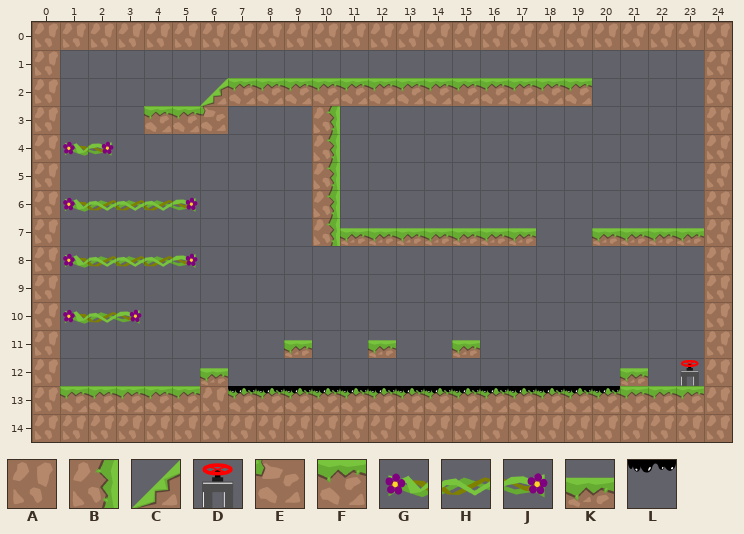
Tiled map: android/assets/levels/ins_level_14.tmx. The picture above was drawn from the file before the commit.
Cells are 128x128 px. Shown: x 0..24, y 0..14.
Key: from "tiles_128x128": A 0, B 4, C 5, D 10, E 11, F 12, G 21, H 22, J 23, K 29; from "tiles_oil_128x128": L 0.
_ is an empty cell.
Layer "graphics" before, first column x 0:
 0 AAAAAAAAAAAAAAAAAAAAAAAAA
 1 A_______________________A
 2 A_____CFFFFFFFFFFFFF____A
 3 A___FFE___B_____________A
 4 AGJ_______B_____________A
 5 A_________B_____________A
 6 AGHHHJ____B_____________A
 7 A_________BKKKKKKK__KKKKA
 8 AGHHHJ__________________A
 9 A_______________________A
10 AGHJ____________________A
11 A________K__K__K________A
12 A_____K______________K_DA
13 AFFFFFAFFFFFFFFFFFFFFFFFA
14 AAAAAAAAAAAAAAAAAAAAAAAAA
Layer "oil" before, first column x 0:
 0 _________________________
 1 _________________________
 2 _________________________
 3 _________________________
 4 _________________________
 5 _________________________
 6 _________________________
 7 _________________________
 8 _________________________
 9 _________________________
10 _________________________
11 _________________________
12 _________________________
13 _______LLLLLLLLLLLLLL____
14 _________________________
And afterwards:
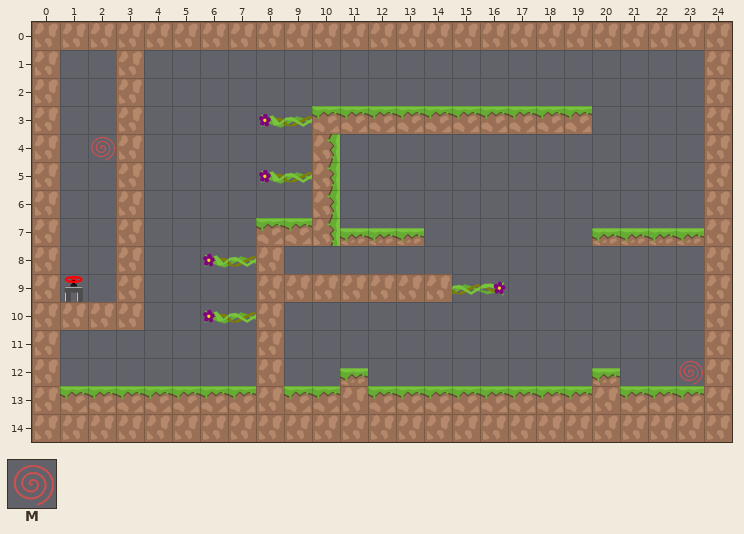
Further tiles: from "tiles_oil_128x128": M 30.
Difference:
Layer "graphics":
y 1: x 3 _ -> A
y 2: x 3 _ -> A; x 6..19 CFFFFFFFFFFFFF -> ______________
y 3: x 3..6 _FFE -> A___; x 8..19 __B_________ -> GHFFFFFFFFFF
y 4: x 1..3 GJ_ -> _MA
y 5: x 3 _ -> A; x 8..9 __ -> GH
y 6: x 1..5 GHHHJ -> __A__
y 7: x 3 _ -> A; x 8..9 __ -> FF; x 14..17 KKKK -> ____
y 8: x 1..8 GHHHJ___ -> __A__GHA
y 9: x 1 _ -> D; x 3 _ -> A; x 8..16 _________ -> AAAAAAAHJ
y 10: x 1..3 GHJ -> AAA; x 6..8 ___ -> GHA
y 11: x 8..9 _K -> A_; x 12 K -> _; x 15 K -> _
y 12: x 6 K -> _; x 8 _ -> A; x 11 _ -> K; x 20..21 _K -> K_; x 23 D -> M
y 13: x 6 A -> F; x 8 F -> A; x 11 F -> A; x 20 F -> A
Layer "oil":
y 13: x 7..20 LLLLLLLLLLLLLL -> ______________
